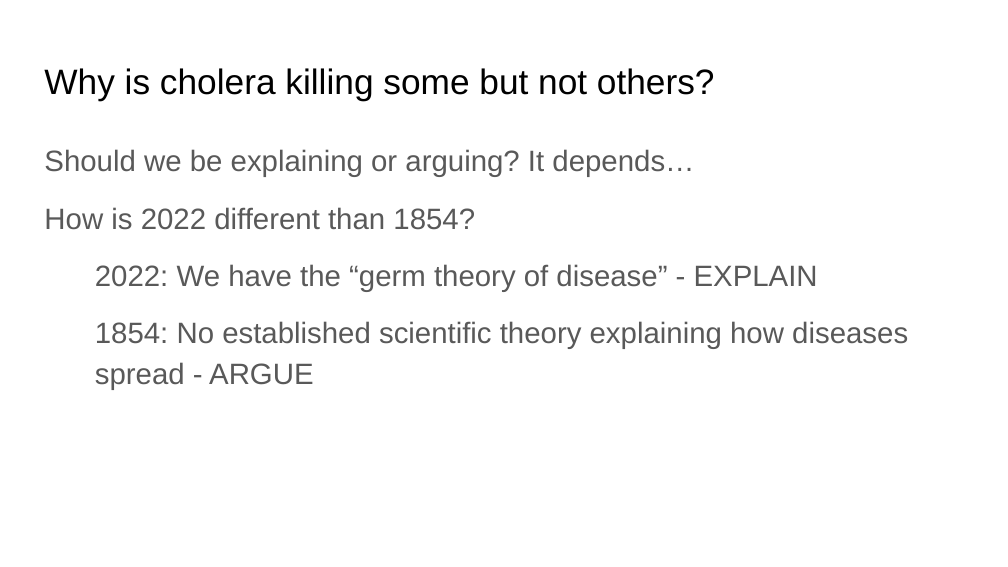
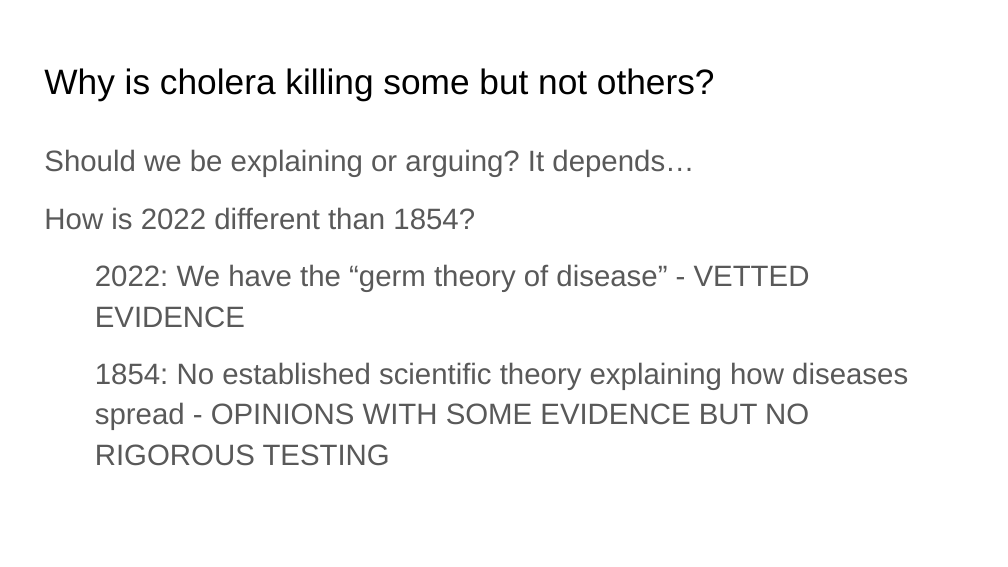
Before and after one commit to uchicago-dsi/data4all, a slide deck: slide 8 of Case 1 - Cholera/Lesson 8/Slides/Lesson_8_Lecture-2.pptx. Drawn at 1008x567 pixels with LibreOffice and Linux fonts; fonts in the diff are those of the drawing. Boxes give left, top, right and bottom in pixels: in the first picture for what was removed or moved away, otherwise in the second. Text is boxed around its words. In the diff, an @@ line names an element or a change of style, - is before the commit and + after.

```diff
--- a/Case 1 - Cholera/Lesson 8/Slides/Lesson_8_Lecture-2.pptx
+++ b/Case 1 - Cholera/Lesson 8/Slides/Lesson_8_Lecture-2.pptx
@@ text at bbox=[95, 264, 908, 466]: text changed @@
-2022: We have the “germ theory of disease” - EXPLAIN
-1854: No established scientific theory explaining how diseases spread - ARGUE
+2022: We have the “germ theory of disease” - VETTED EVIDENCE
+1854: No established scientific theory explaining how diseases spread - OPINIONS WITH SOME EVIDENCE BUT NO RIGOROUS TESTING
```
Also in this commit, not shown: 5 other slides changed, 2 slides added, 2 slides removed, 1 other file.
